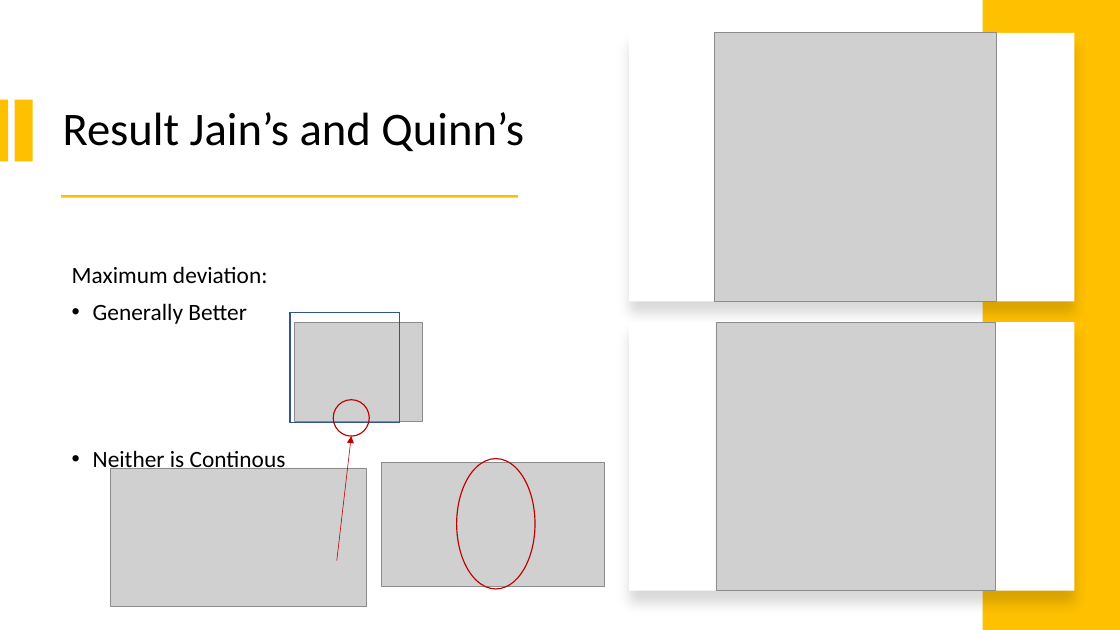
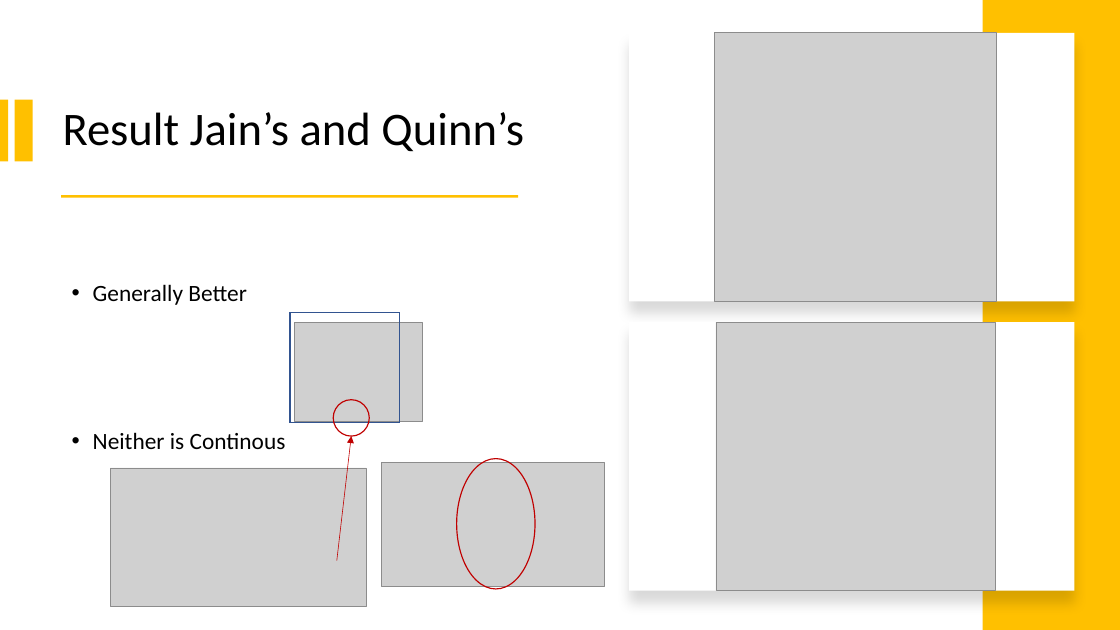
Before and after one commit to Sibeng32/Saban-Caliskan-Fourier-Analysis, a slide deck: slide 8 of Verbeterde Powerpoint Fourier Analysis.pptx. Drawn at 1120x630 pixels with LibreOffice and Linux fonts; fonts in the diff are those of the drawing; grey boxes stand for pictures. Boxes give left, top, right and bottom in pixels: in the first picture for what was removed or moved away, otherwise in the second. Text is boxed around its words. In the diff, an @@ line names an element or a change of style, - is before the commit and + after.

```diff
--- a/Verbeterde Powerpoint Fourier Analysis.pptx
+++ b/Verbeterde Powerpoint Fourier Analysis.pptx
@@ text at box(72, 266, 268, 283): paragraph removed @@
-Maximum deviation:
```
Also in this commit, not shown: 5 other slides changed, 1 other file.
